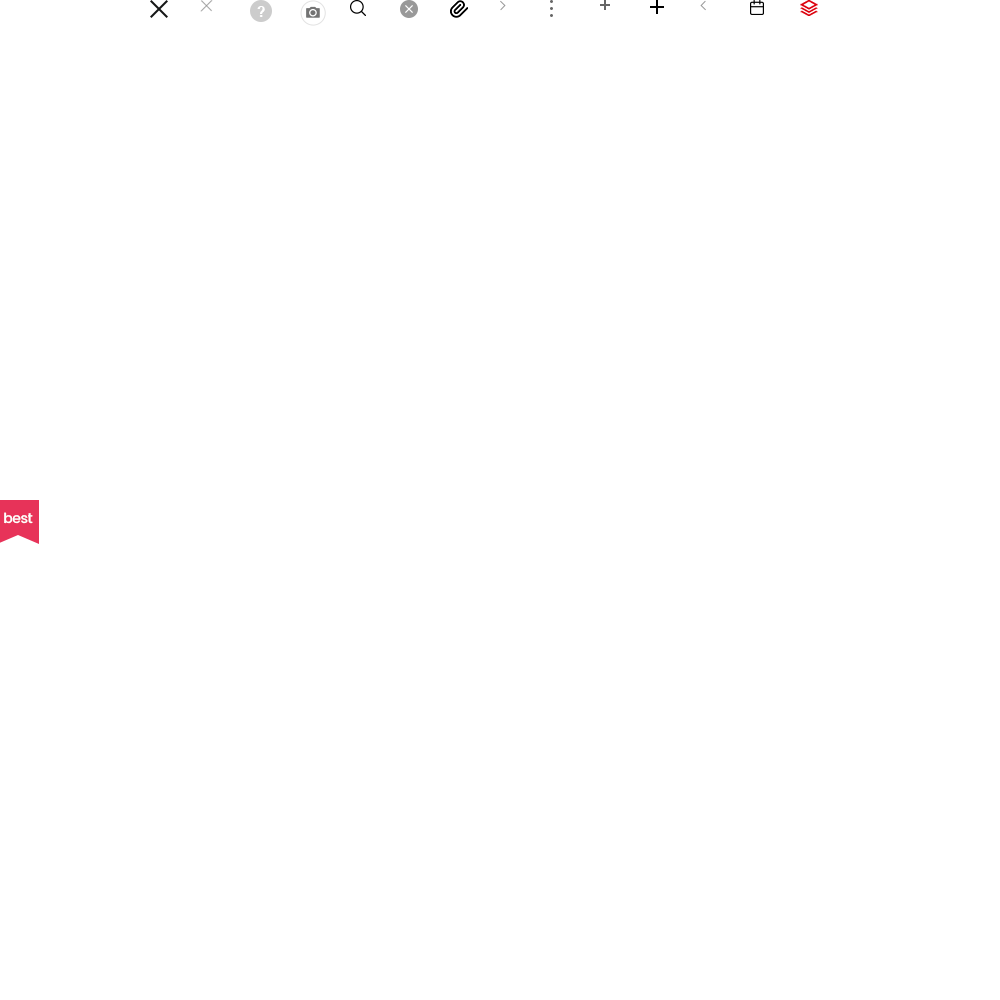
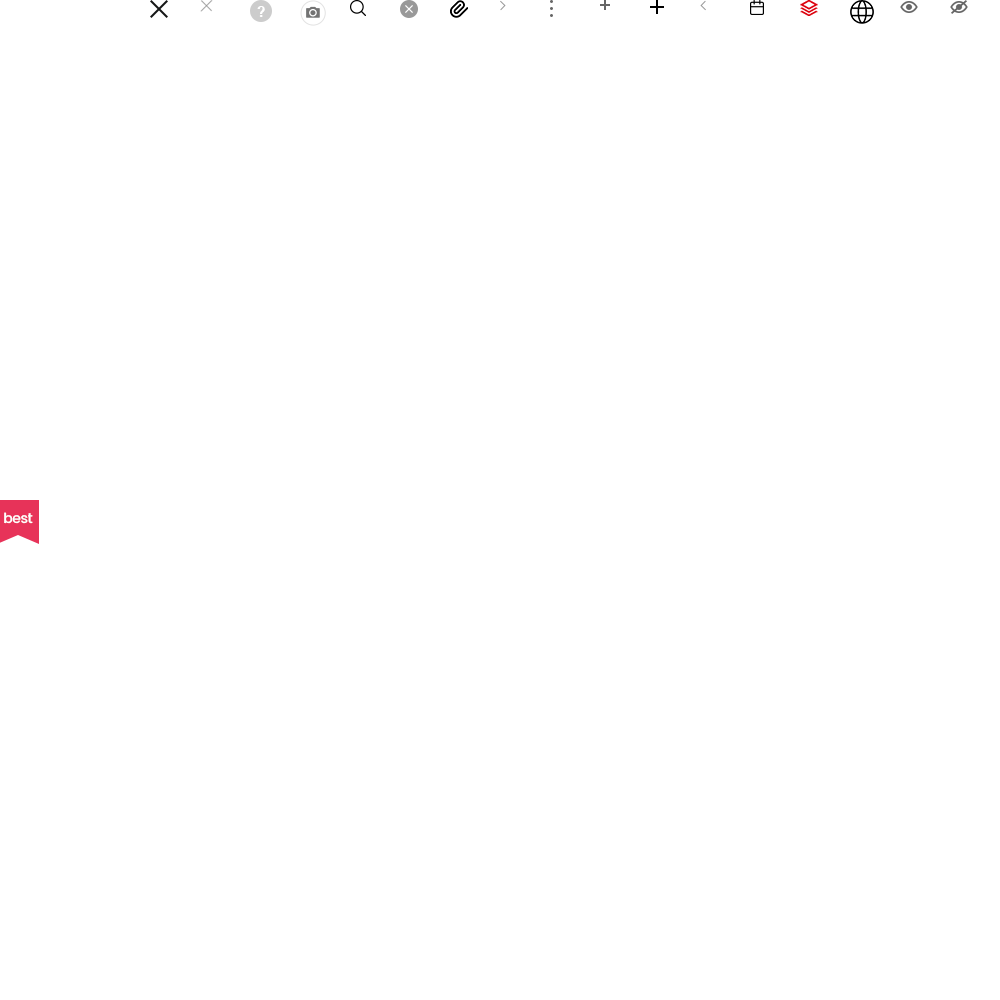
Layered file, before and after one edit (1000x1000). Changes by layer:
added layer "레이어 22" in group "그룹 1" over [950, 0, 968, 14]
added layer "레이어 21" in group "그룹 1" over [900, 1, 918, 13]
added layer "레이어 20" in group "그룹 1" over [850, 0, 874, 24]
